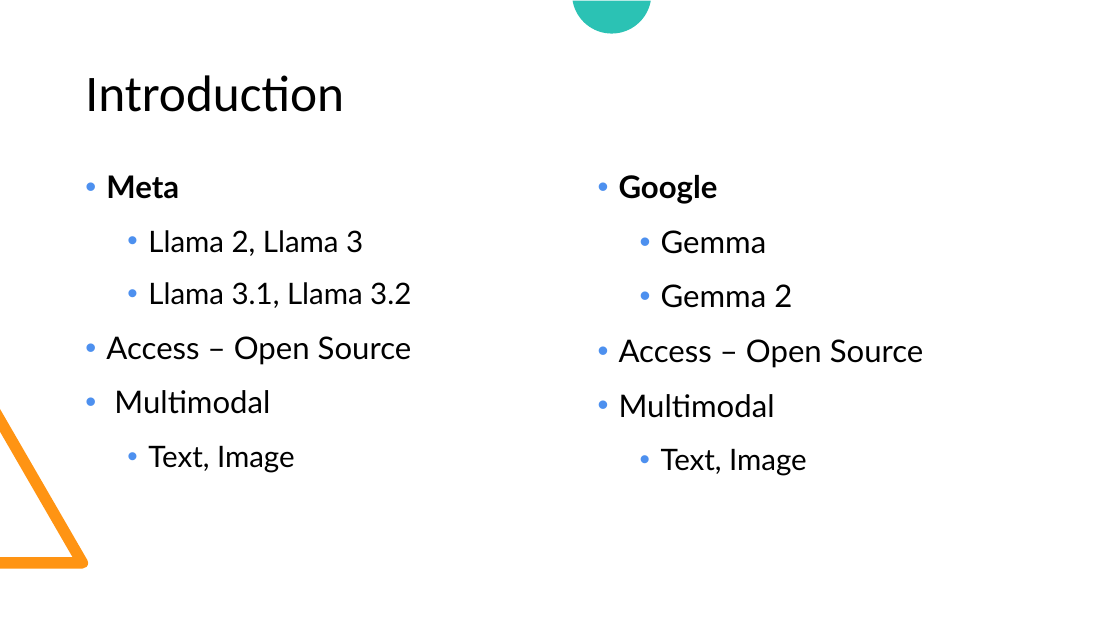
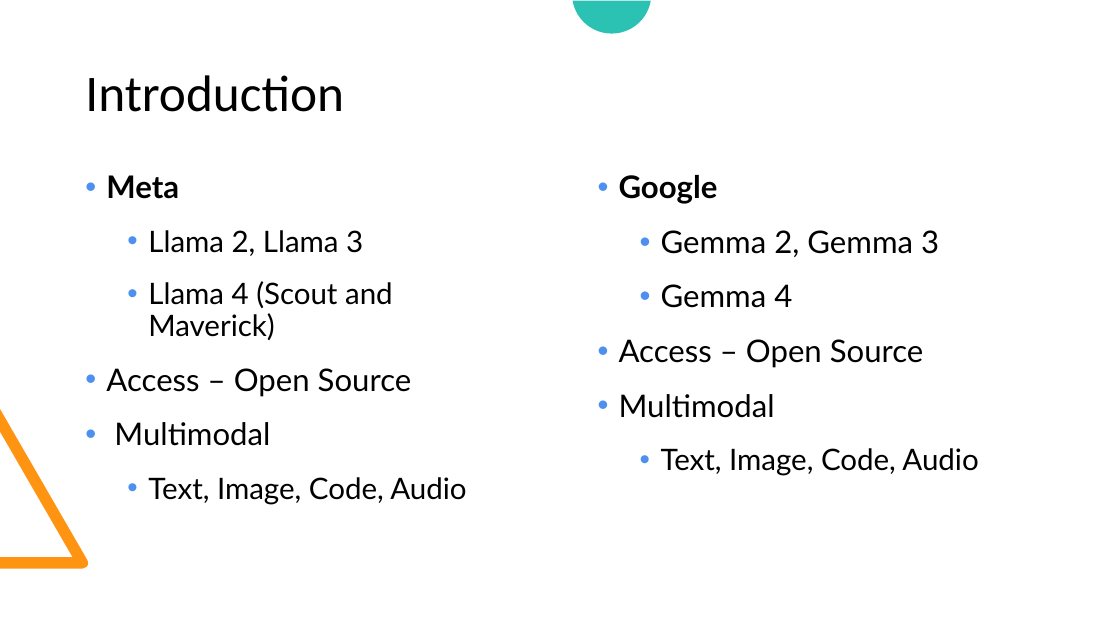
Before and after one commit to look4pritam/LargeLanguageModels, a slide deck: slide 6 of Presentations/LargeLanguageModels.pptx (slide 5 before the commit). Drawn at 1120x630 pixels with LibreOffice and Linux fonts; fonts in the diff are those of the drawing. Boxes give left, top, right and bottom in pixels: in the first picture for what was removed or moved away, otherwise in the second. Text is boxed around its words. In the diff, an @@ line names an element or a change of style, - is before the commit and + after.

```diff
--- a/Presentations/LargeLanguageModels.pptx
+++ b/Presentations/LargeLanguageModels.pptx
@@ text at <box>661,230,939,308</box>: text changed @@
-    • Gemma
-    • Gemma 2
+    • Gemma 2, Gemma 3
+    • Gemma 4
@@ text at <box>148,281,393,340</box>: text changed @@
-    • Llama 3.1, Llama 3.2
+    • Llama 4 (Scout and Maverick)
@@ text at <box>661,448,978,475</box>: text changed @@
-    • Text, Image
+    • Text, Image, Code, Audio
@@ text at <box>148,477,466,504</box>: text changed @@
-    • Text, Image
+    • Text, Image, Code, Audio
```
Also in this commit, not shown: 10 other slides changed, 1 slide added.
